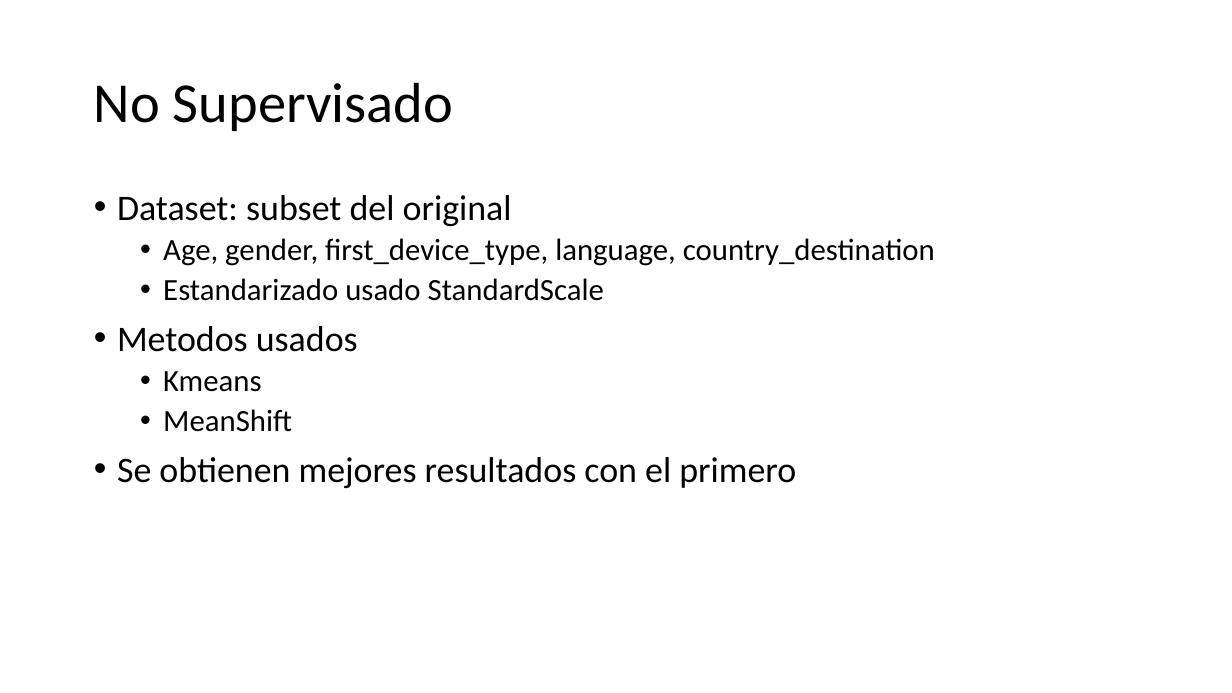
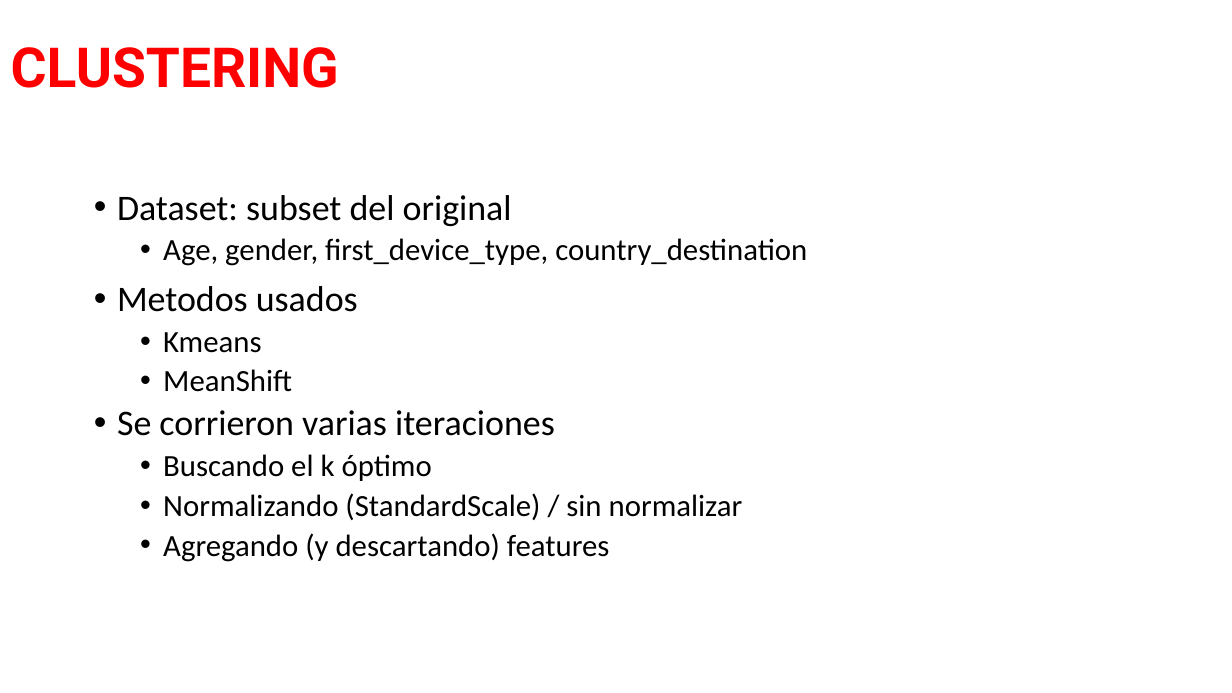
Before and after one commit to Mzibecchi/diplodatos2019, a slide deck: slide 7 of mentoria_airbnb/reports/airbnb_informe_final.pptx (slide 6 before the commit). Drawn at 1232x693 pixels with LibreOffice and Linux fonts; fonts in the diff are those of the drawing. Boxes give left, top, right and bottom in pixels: in the first picture for what was removed or moved away, otherwise in the second. Text is boxed around its words. In the diff, an @@ line names an element or a change of style, - is before the commit and + after.

```diff
--- a/mentoria_airbnb/reports/airbnb_informe_final.pptx
+++ b/mentoria_airbnb/reports/airbnb_informe_final.pptx
@@ title added at (11, 47, 339, 88), 43 pt, text #FF0000, bold @@
+CLUSTERING
@@ title removed at (94, 82, 453, 131) @@
-No Supervisado
@@ text at (117, 195, 512, 392): less space between paragraphs @@
@@ text at (163, 238, 807, 266): text changed @@
-  • Age, gender, first_device_type, language, country_destination
-  • Estandarizado usado StandardScale
+  • Age, gender, first_device_type, country_destination
@@ text at (117, 410, 743, 562): text changed; size 28 to 24 pt @@
-• Se obtienen mejores resultados con el primero
+• Se corrieron varias iteraciones
+  • Buscando el k óptimo
+  • Normalizando (StandardScale) / sin normalizar
+  • Agregando (y descartando) features
```
Also in this commit, not shown: 6 other slides changed, 8 slides added, 4 slides removed.
